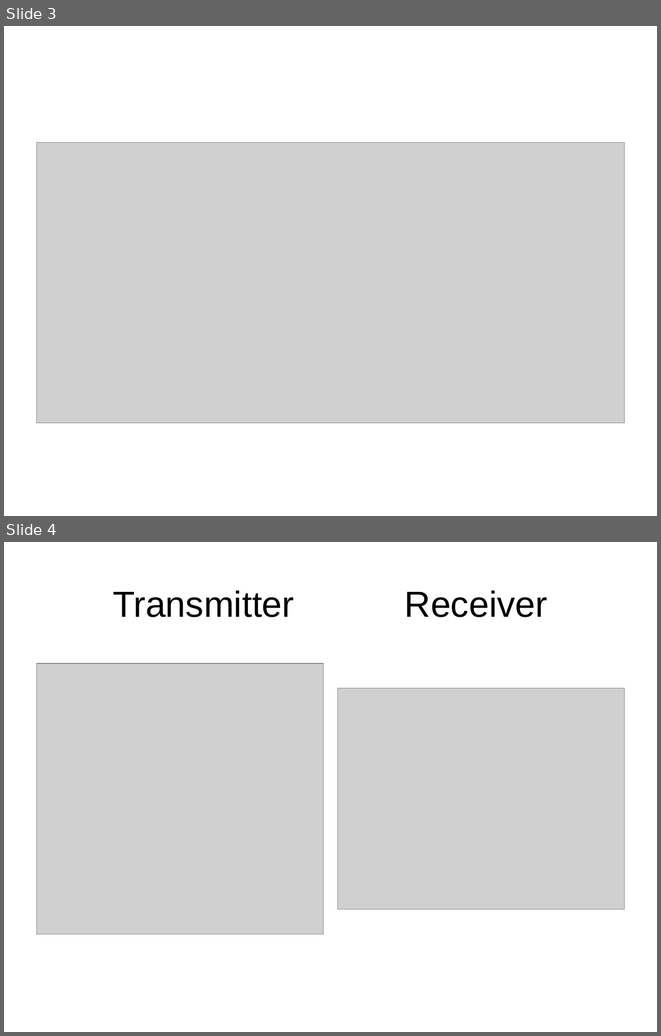
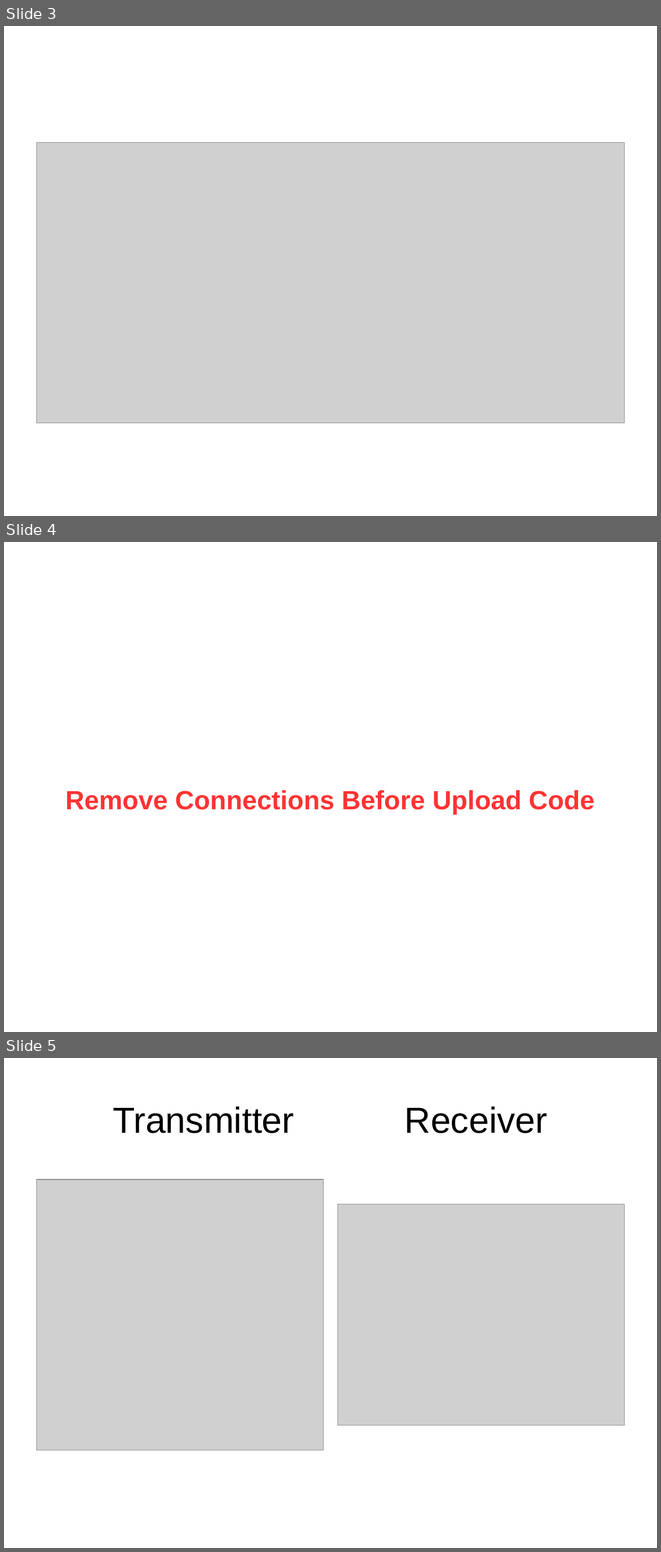
Before and after one commit to dhayanithivijayan/LearnIt, a slide deck: Arduino/DayFour.odp. Shown one above the other, each under a label of ours: slides 3 and 4 before the commit, slides 3, 4 and 5 after it. The pictures are 661x1036 and 661x1552 pixels, drawn with LibreOffice and Linux fonts; fonts in the diff are those of the drawing; grey boxes stand for pictures. Boxes give left, top, right and bottom in pixels: in the first picture for what was removed or moved away, otherwise in the second. Text is boxed around its words. In the diff, an @@ line names an element or a change of style, - is before the commit and + after.

```diff
--- a/Arduino/DayFour.odp
+++ b/Arduino/DayFour.odp
@@ slide 4 added at [4,542,657,1032], background #FFFFFF @@
@@ subtitle added at [65,790,594,814], 32 pt, text #FF3333, bold @@
+Remove Connections Before Upload Code
@@ what was slide 4 is now slide 5 @@
```
Also in this commit, not shown: 1 other slide added, 4 other files.
